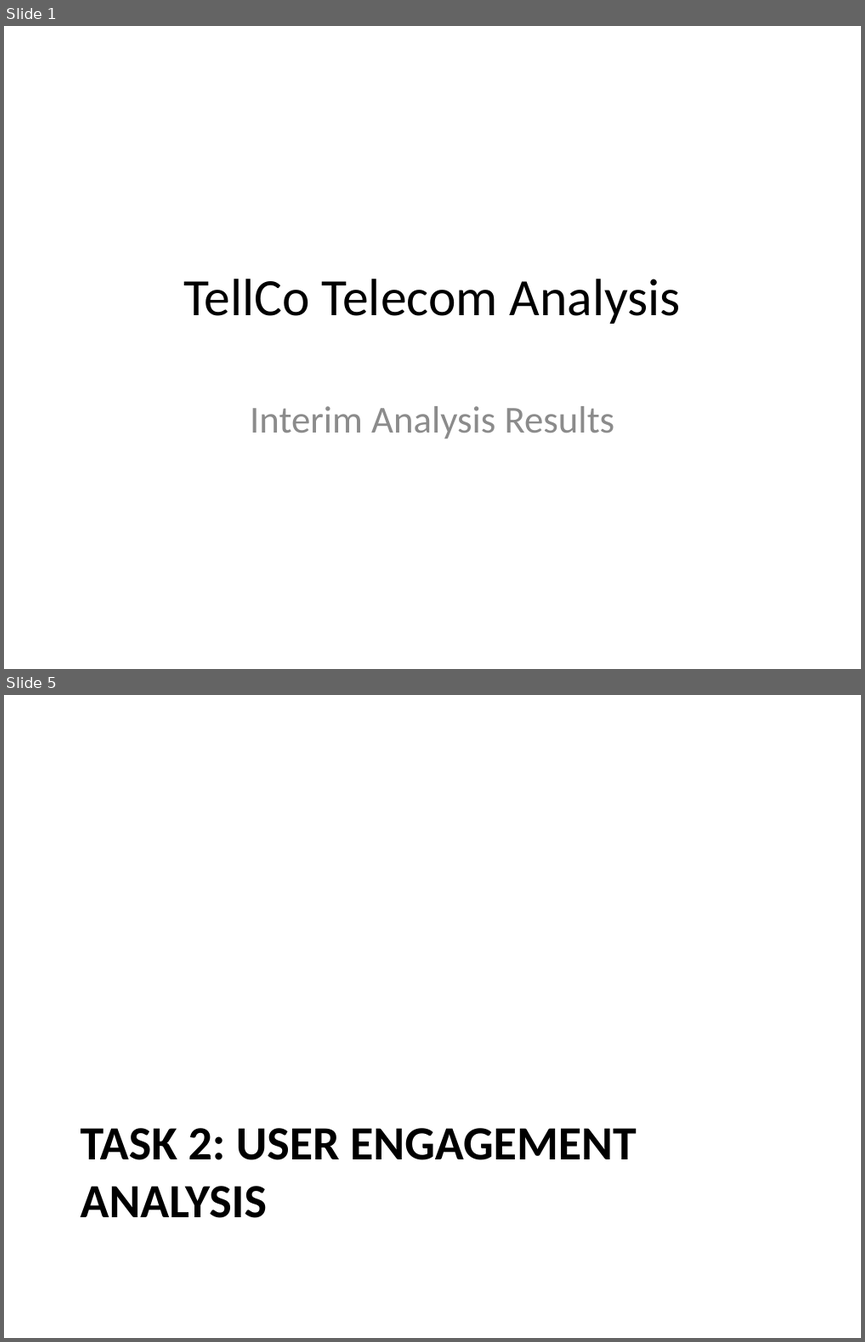
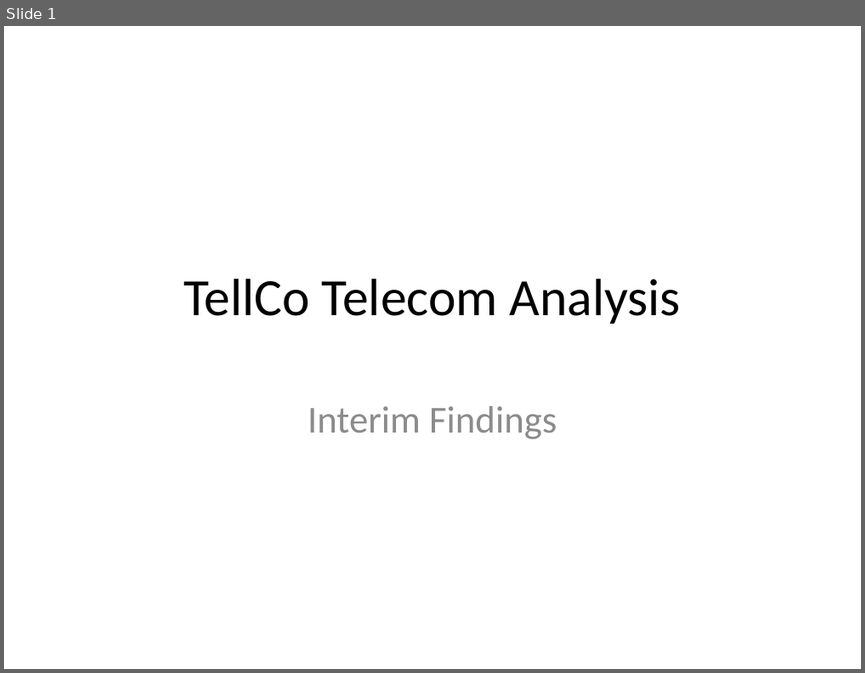
Before and after one commit to Kidyoh/10Academy-week2-Challenge, a slide deck: presentations/TellCo_Analysis_Interim.pptx. Shown one above the other, each under a label of ours: slides 1 and 5 before the commit, slide 1 after it; the slides between them are not shown. The pictures are 865x1342 and 865x673 pixels, drawn with LibreOffice and Linux fonts; fonts in the diff are those of the drawing. Boxes give left, top, right and bottom in pixels: in the first picture for what was removed or moved away, otherwise in the second. Text is boxed around its words. In the diff, an @@ line names an element or a change of style, - is before the commit and + after.

```diff
--- a/presentations/TellCo_Analysis_Interim.pptx
+++ b/presentations/TellCo_Analysis_Interim.pptx
@@ slide 5 removed at (4, 695, 861, 1338), background #FFFFFF @@
@@ title removed at (80, 1128, 636, 1218) @@
-TASK 2: USER ENGAGEMENT ANALYSIS
@@ slide 1 changed as well @@
@@ subtitle at (307, 406, 556, 439): text changed @@
-Interim Analysis Results
+Interim Findings
```
Also in this commit, not shown: 3 other slides changed, 1 slide added, 3 other slides removed, 19 other files.
